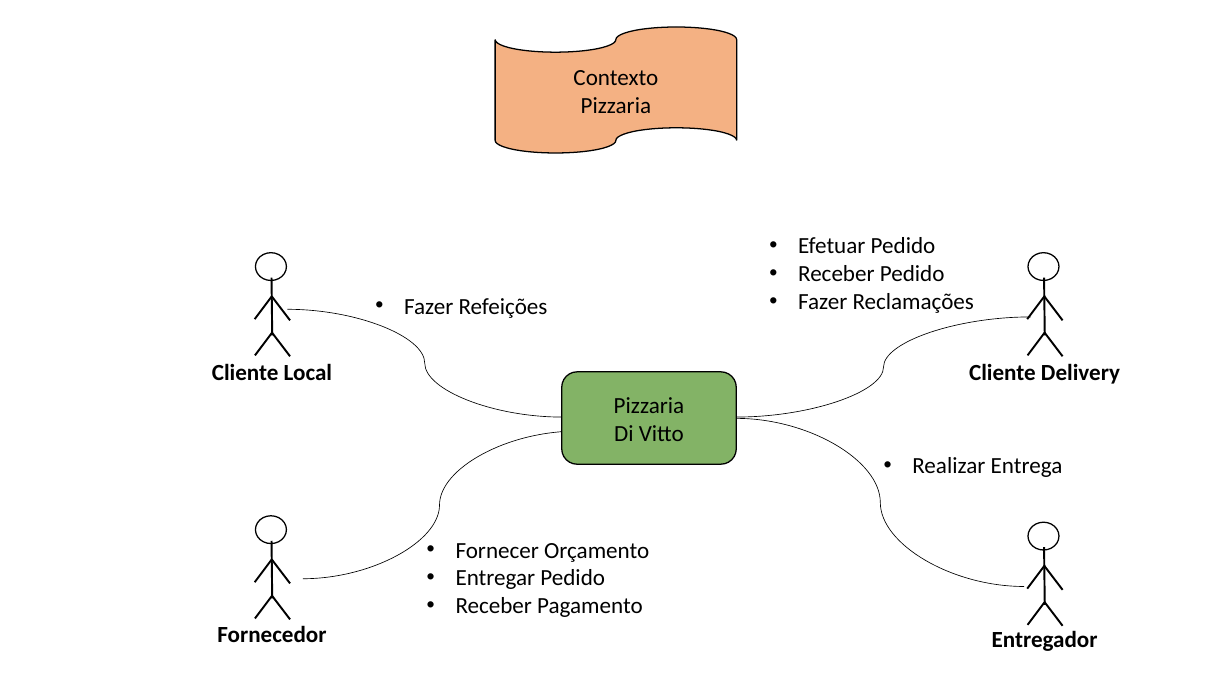
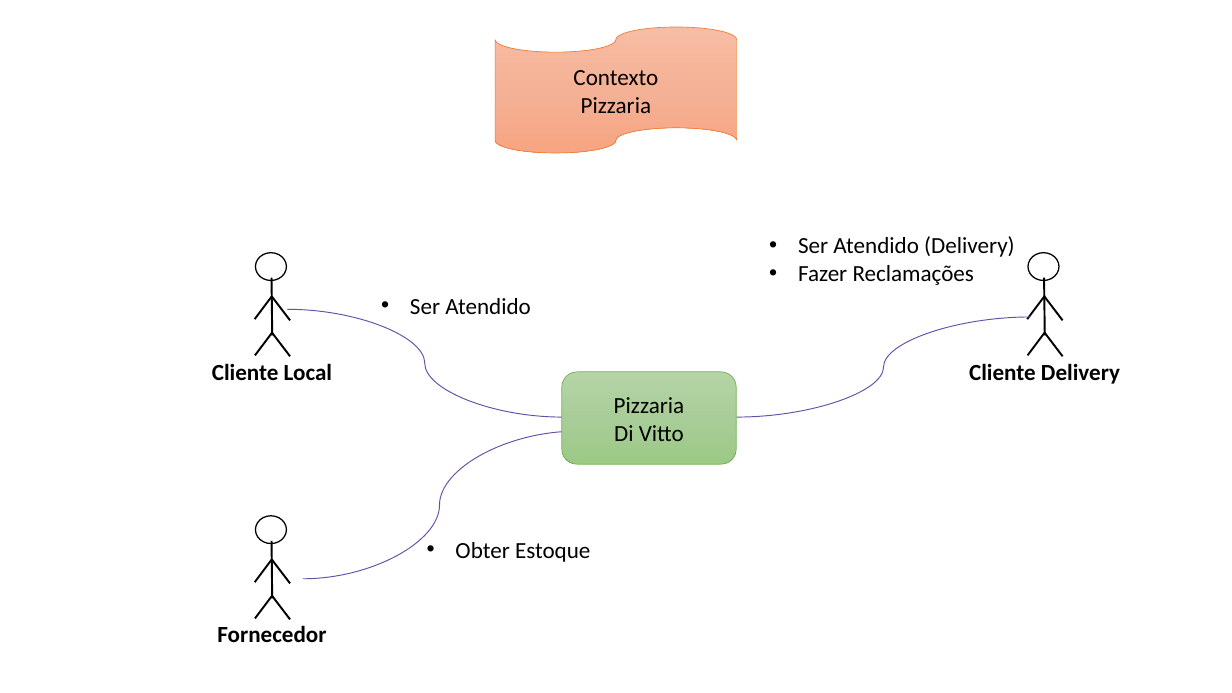
Before and after one commit to sabrinapereira0408/SG2L2, a slide deck: slide 1 of Artefatos/15. Arquitetura de Negócio.pptx. Drawn at 1232x693 pixels with LibreOffice and Linux fonts; fonts in the diff are those of the drawing. Boxes give left, top, right and bottom in pixels: in the first picture for what was removed or moved away, otherwise in the second. Text is boxed around its words. In the diff, an @@ line names an element or a change of style, - is before the commit and + after.

```diff
--- a/Artefatos/15. Arquitetura de Negócio.pptx
+++ b/Artefatos/15. Arquitetura de Negócio.pptx
@@ flow chart punched tape "Contexto" at [495, 27, 737, 152]: fill #F4B183 to gradient #F7BDA5 to #F5B196 to #F8A582; outline #000000 1 pt to #ED7D31 0.5 pt @@
@@ text at [798, 236, 1015, 257]: text changed @@
-• Efetuar Pedido
-• Receber Pedido
+• Ser Atendido (Delivery)
@@ text removed at [404, 298, 548, 318] @@
-• Fazer Refeições
@@ text added at [410, 298, 531, 314], 18 pt, text #000000 @@
+• Ser Atendido
@@ curved line (287, 310) - (562, 417): stroke #000000 0.5 pt to #674EA7 0.75 pt @@
@@ curved line (737, 417) - (1031, 317): stroke #000000 0.5 pt to #674EA7 0.75 pt @@
@@ rounded rectangle "Pizzaria" at [562, 372, 737, 464]: fill #83B366 to gradient #B5D5A7 to #AACE9A to #9CC987; outline #000000 1 pt to #70AD47 0.5 pt; proportions changed @@
@@ curved line removed from (737, 419) to (1024, 587) @@
@@ curved line (303, 579) - (577, 432): stroke #000000 0.5 pt to #674EA7 0.75 pt @@
@@ text removed at [912, 457, 1063, 477] @@
-• Realizar Entrega
@@ text added at [455, 542, 590, 562], 18 pt, text #000000 @@
+• Obter Estoque
@@ text removed at [456, 543, 649, 617] @@
-• Fornecer Orçamento
-• Entregar Pedido
-• Receber Pagamento
@@ group removed at [1028, 522, 1063, 626]: 5 lines, 1 ellipse @@
@@ text removed at [992, 630, 1098, 651] @@
-Entregador
```
Also in this commit, not shown: 4 other slides changed, 4 slides removed, 17 other files.
